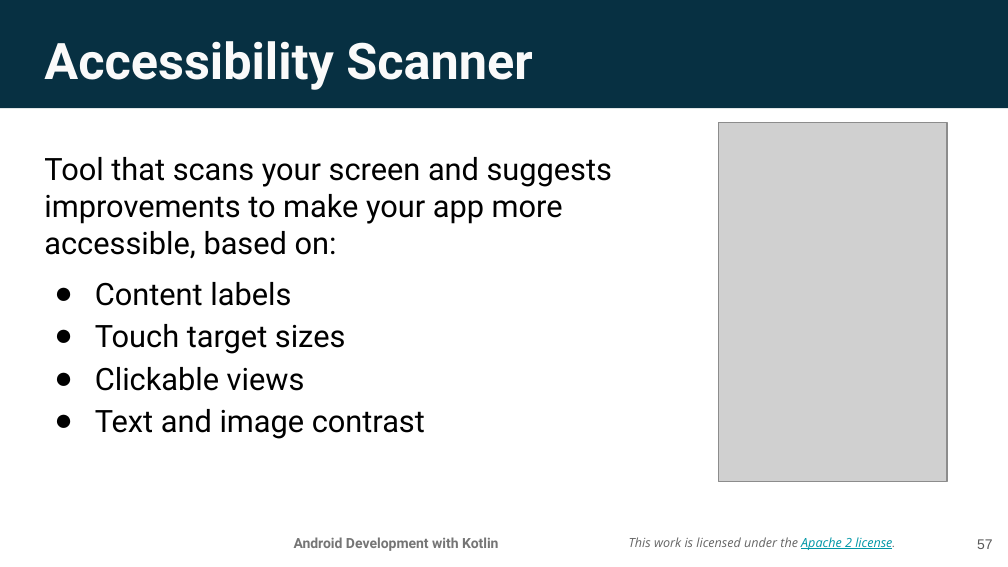
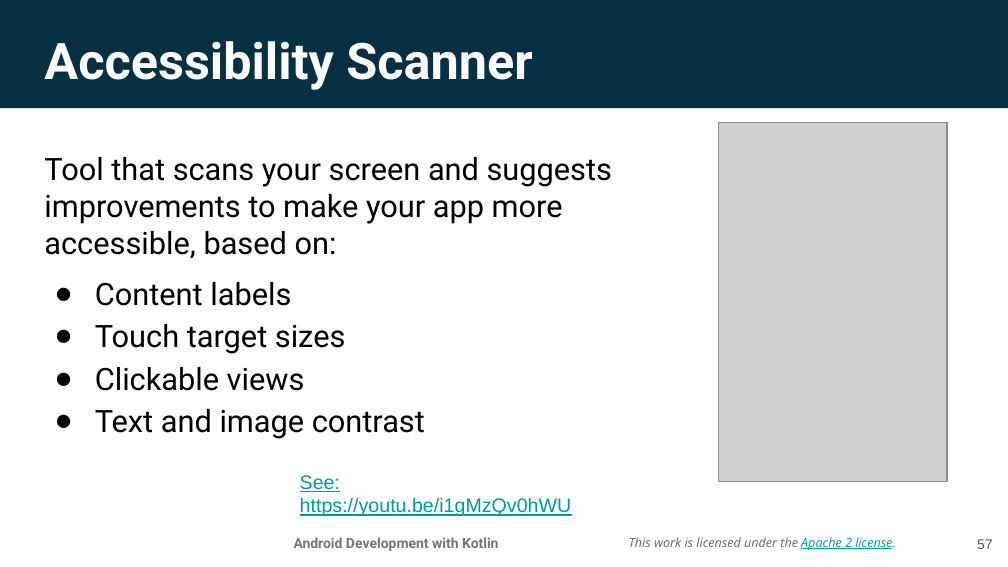
Before and after one commit to walkman617/AndroidDevKotlin, a slide deck: slide 57 of Unit2/Lesson 4 Build your first Android app.pptx. Drawn at 1008x567 pixels with LibreOffice and Linux fonts; fonts in the diff are those of the drawing; grey boxes stand for pictures; background and template pictures are left out. Boxes give left, top, right and bottom in pixels: in the first picture for what was removed or moved away, otherwise in the second. Text is boxed around its words. In the diff, an @@ line names an element or a change of style, - is before the commit and + after.

```diff
--- a/Unit2/Lesson 4 Build your first Android app.pptx
+++ b/Unit2/Lesson 4 Build your first Android app.pptx
@@ text added at box(300, 475, 572, 516), 14 pt, text #0097A7, underline @@
+See: https://youtu.be/i1gMzQv0hWU
```
